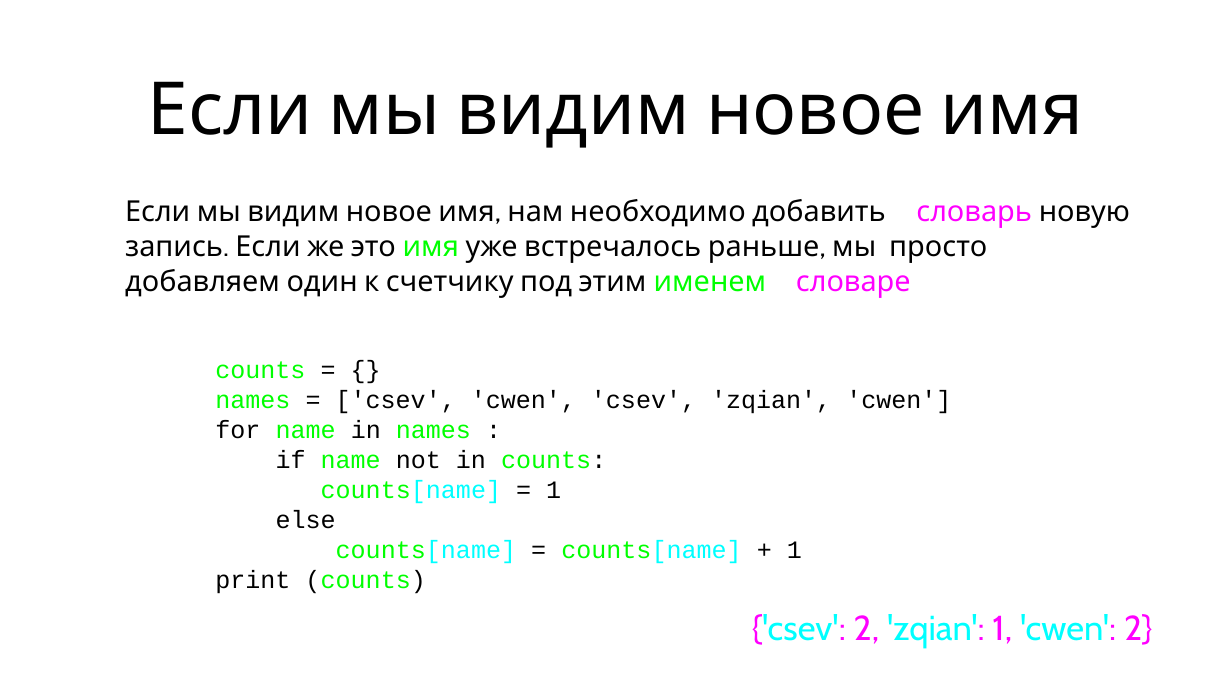
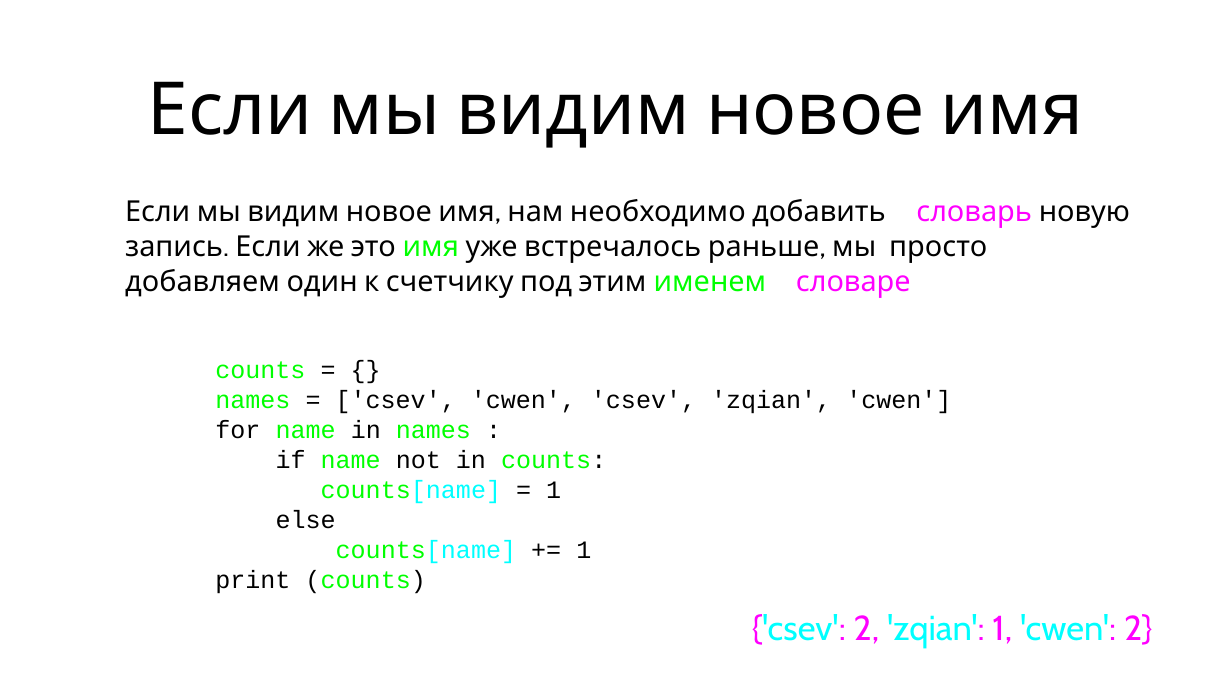
Before and after one commit to maxchv/LearnPython, a slide deck: slide 31 of week03/06.TuplesAndDictionary.pptx. Drawn at 1232x693 pixels with LibreOffice and Linux fonts; fonts in the diff are those of the drawing. Boxes give left, top, right and bottom in pixels: in the first picture for what was removed or moved away, otherwise in the second. Text is boxed around its words. In the diff, an @@ line names an element or a change of style, - is before the commit and + after.

```diff
--- a/week03/06.TuplesAndDictionary.pptx
+++ b/week03/06.TuplesAndDictionary.pptx
@@ text at <box>336,540,591,564</box>: text changed @@
-counts[name] = counts[name] + 1
+counts[name] += 1
```
Also in this commit, not shown: 2 other slides changed, 5 other files.
